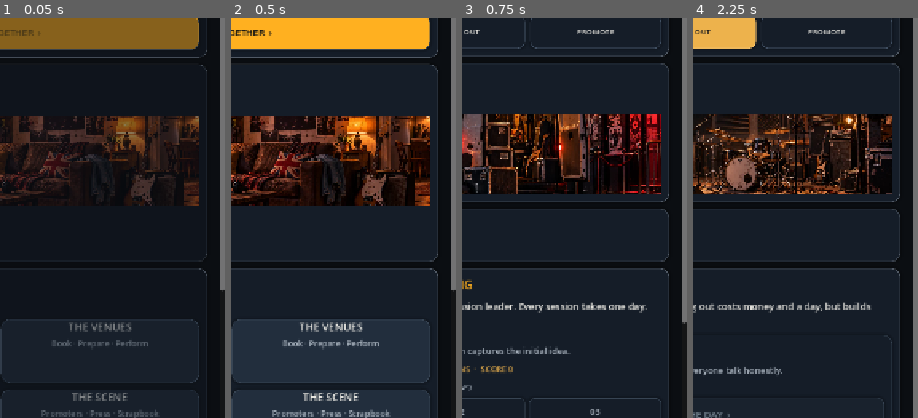
Above: before the commit, frames 1-4 (left to right).
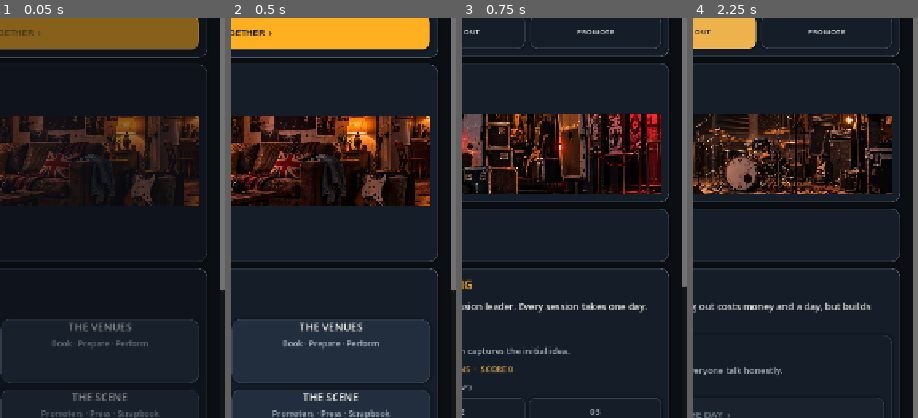
Above: after the commit, the same moments.

Repository: alimuir654-rgb/BandMaster
Game: Godot game, scene res://Scenes/CareerHub.tscn
The game is run twice, just before and just after one commit, with the same random seed, the same clock (stepped at 60 frames per second) and the same inputs. This scene is started directly instead of the project's main scene.
Inputs:
- Up to frame 1 (0.05 s): no input
- Up to frame 2 (0.5 s): no input
- Up to frame 3 (0.75 s): click "WRITE TOGETHER ›" at 0.5 s
- Up to frame 4 (2.25 s): click "JAM" at 1.25 s; click "HANG OUT" at 2 s
The pictures show only the part of the screen within x 50-100%, y 19-69%; the shares and areas given below are measured in that part.

Frames 1-2 are identical in both runs. In frame 3, 0.2% of the frame differs, in the area x 97-100%, y 67-77%; in frame 4, nothing differs.

Commit message:
Add zero-cost idea, arrangement, title, leader experiments and full remix to songwriting

Diff:
--- a/Scripts/career_hub.gd
+++ b/Scripts/career_hub.gd
@@ -19,6 +19,7 @@
 const Practice = preload("res://Scripts/practice_room.gd")
 const Workshop = preload("res://Scripts/song_workshop.gd")
 const SongStudio = preload("res://Scripts/song_studio_presentation.gd")
+const SongLab = preload("res://Scripts/songwriting_lab.gd")
 const Social = preload("res://Scripts/band_social.gd")
 const Experience = preload("res://Scripts/band_life_experience.gd")
 const Gear = preload("res://Scripts/gear_shop.gd")
@@ -1004,9 +1005,43 @@
    selector_control.item_selected.connect(func(_index: int) -> void: refresh_preview.call())
   if ideas.item_count > 0 and forms.item_count > 0 and titles.item_count > 0:
    refresh_preview.call()
+  var lab := VBoxContainer.new()
+  lab.add_theme_constant_override("separation",8)
+  workshop.add_child(lab)
+  _label(lab,"EXPERIMENT  /  NO TIME COST",12,UI.palette(_genre_id())["accent"])
+  _label(lab,"Try a different riff, structure, title or bandmate before committing.",13,UI.MUTED)
+  var experiment_grid := GridContainer.new()
+  experiment_grid.columns = 2 if CareerLayout.is_compact(get_viewport_rect().size.x) else 4
+  experiment_grid.add_theme_constant_override("h_separation",8)
+  experiment_grid.add_theme_constant_override("v_separation",8)
+  lab.add_child(experiment_grid)
+  for experiment in [
+   {"name":"NEW IDEA","control":ideas},
+   {"name":"NEW SHAPE","control":forms},
+   {"name":"NEW TITLE","control":titles},
+   {"name":"SWAP LEAD","control":leads}
+  ]:
+   var experiment_control: OptionButton = experiment["control"]
+   var experiment_button := UI.themed_button(str(experiment["name"]),_genre_id(),false)
+   experiment_button.custom_minimum_size.y = 48
+   experiment_button.add_theme_font_size_override("font_size",12)
+   experiment_button.disabled = experiment_control.item_count <= 1
+   experiment_grid.add_child(experiment_button)
+   experiment_button.pressed.connect(func() -> void:
+    if SongLab.advance(experiment_control):
+     refresh_preview.call()
+   )
+  var remix := UI.themed_button("REMIX ALL FOUR CHOICES",_genre_id(),false)
+  remix.custom_minimum_size.y = 50
+  remix.disabled = ideas.item_count <= 1 and forms.item_count <= 1 and titles.item_count <= 1 and leads.item_count <= 1
+  lab.add_child(remix)
+  remix.pressed.connect(func() -> void:
+   SongLab.remix(ideas,forms,titles,leads)
+   refresh_preview.call()
+  )
   var jam := UI.themed_button("COMMIT TO THIS SONG  /  1 DAY",_genre_id(),true)
   jam.custom_minimum_size.y = 54
-  jam.disabled = indices.is_empty() or ideas.item_count == 0 or forms.item_count == 0 or titles.item_count == 0
+  jam.disabled = indices.is_empty() or not SongLab.can_commit(ideas,forms,titles,leads)
   workshop.add_child(jam)
   jam.pressed.connect(func() -> void:
    _finish(Practice.compose(_state(),ideas.get_item_text(ideas.selected),forms.get_item_text(forms.selected),titles.get_item_text(titles.selected),indices[leads.selected]))
